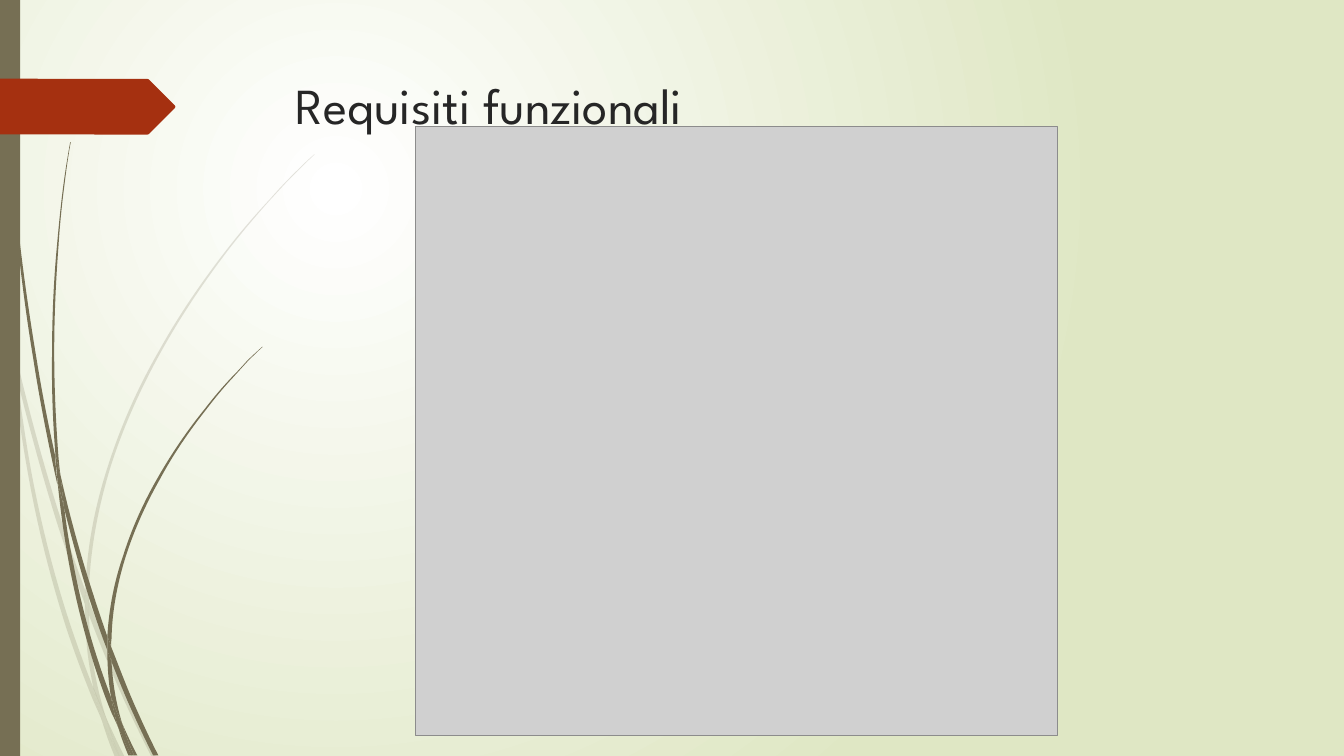
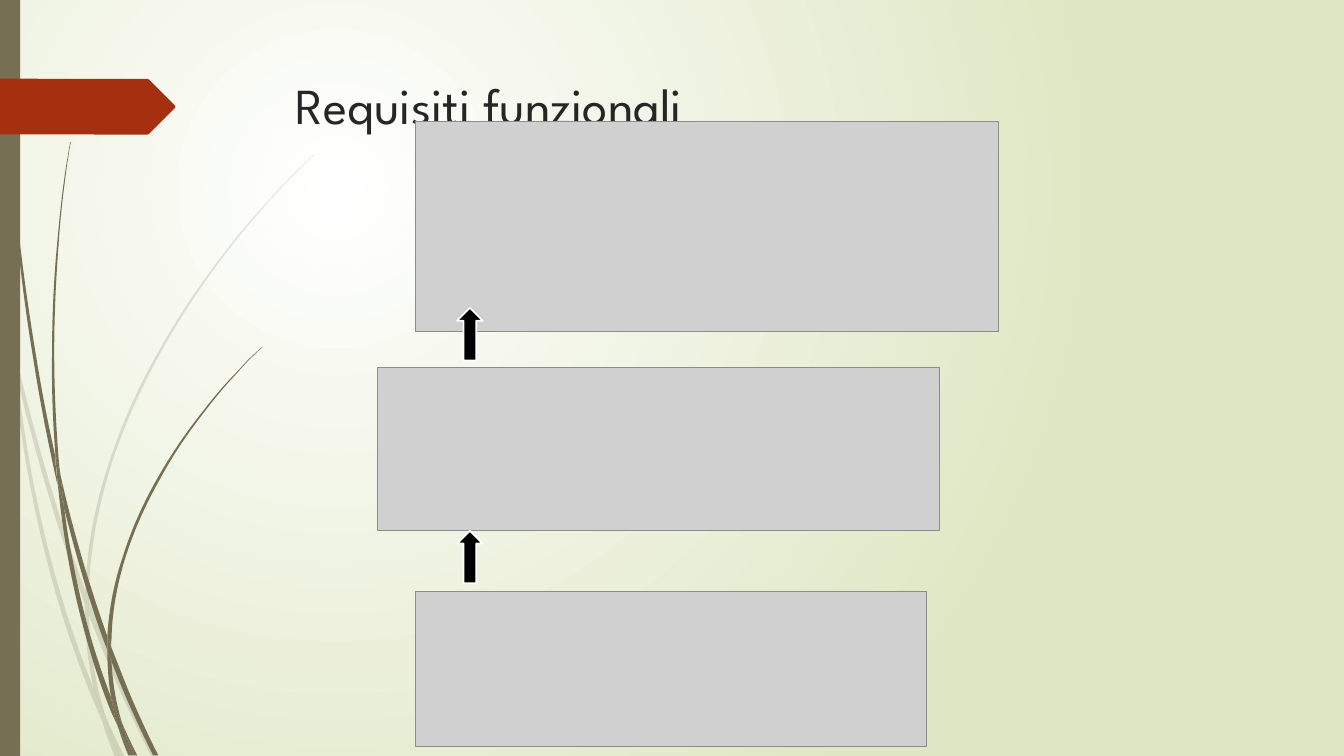
Before and after one commit to lpleo/Ingegneria_Software_2014, a slide deck: slide 25 of Slide/slide_FINALI.pptx. Drawn at 1344x756 pixels with LibreOffice and Linux fonts; fonts in the diff are those of the drawing; grey boxes stand for pictures. Boxes give left, top, right and bottom in pixels: in the first picture for what was removed or moved away, otherwise in the second. Text is boxed around its words. In the diff, an @@ line names an element or a change of style, - is before the commit and + after.

```diff
--- a/Slide/slide_FINALI.pptx
+++ b/Slide/slide_FINALI.pptx
@@ picture removed at (416, 126, 1059, 735) @@
@@ picture added at (416, 122, 999, 332) @@
@@ down arrow added at (458, 309, 483, 361), fill #000000, outline #FFFFFF 1.25 pt @@
@@ picture added at (378, 367, 941, 530) @@
@@ down arrow added at (458, 531, 483, 584), fill #000000, outline #FFFFFF 1.25 pt @@
@@ picture added at (416, 591, 927, 746) @@
```
Also in this commit, not shown: 1 other slide changed, 3 other files.
